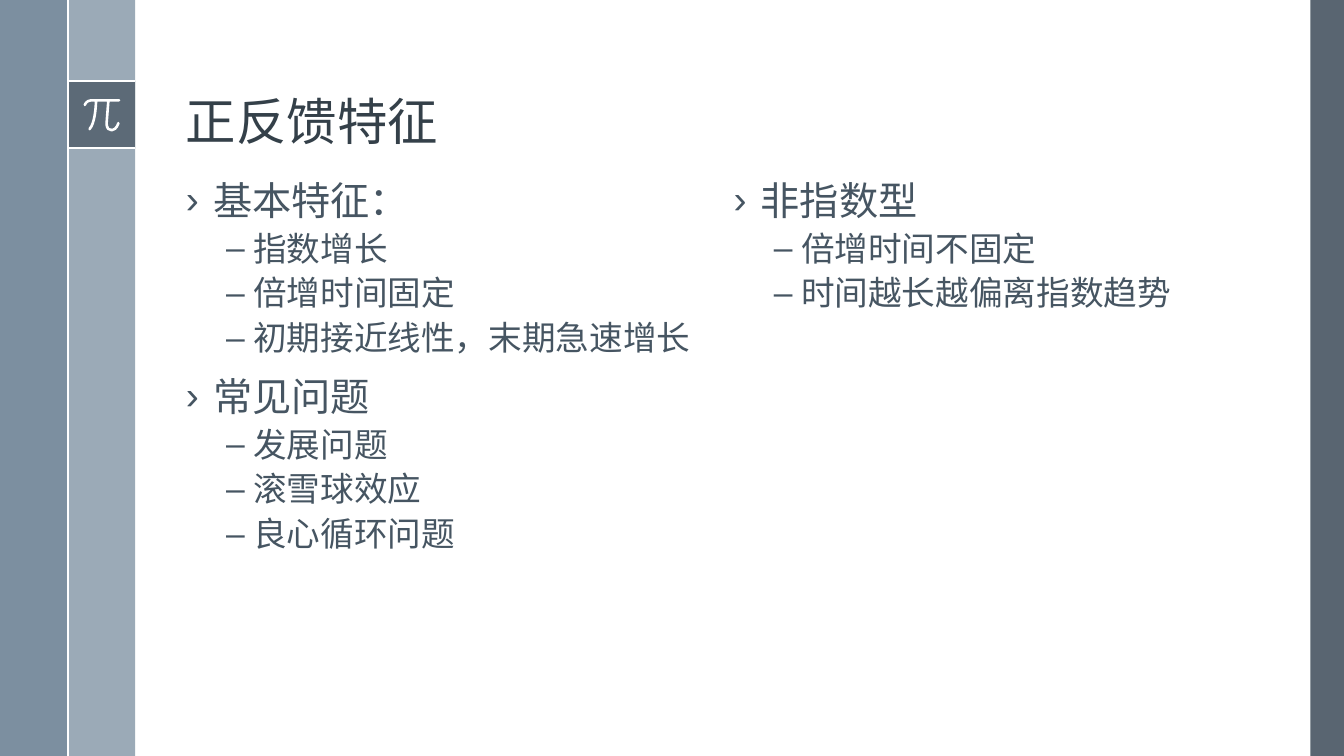
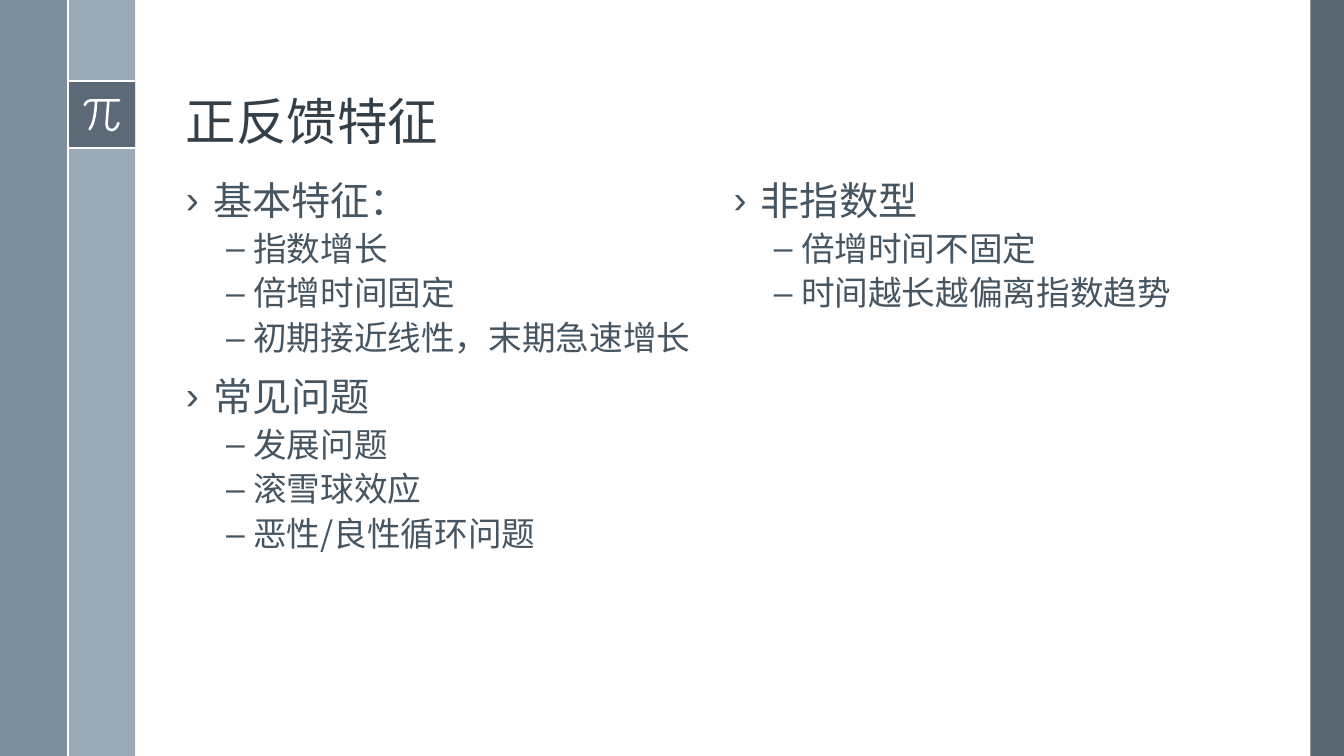
Before and after one commit to exoplanetX/SystemDynamics, a slide deck: slide 12 of 2019系统仿真-8-一阶系统原理+.pptx. Drawn at 1344x756 pixels with LibreOffice and Linux fonts; fonts in the diff are those of the drawing. Boxes give left, top, right and bottom in pixels: in the first picture for what was removed or moved away, otherwise in the second. Text is boxed around its words. In the diff, an @@ line names an element or a change of style, - is before the commit and + after.

```diff
--- a/2019系统仿真-8-一阶系统原理+.pptx
+++ b/2019系统仿真-8-一阶系统原理+.pptx
@@ text at <box>253,517,535,552</box>: text changed @@
-  – 良心循环问题
+  – 恶性/良性循环问题
```
Also in this commit, not shown: 8 other slides changed, 1 other file.
